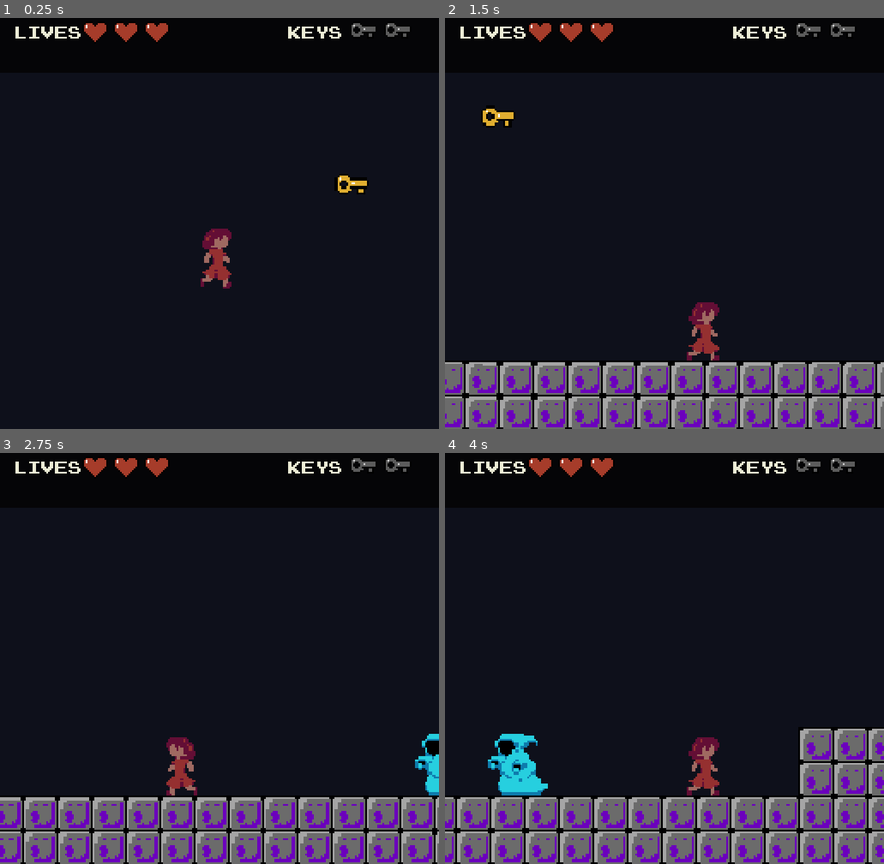
Above: before the commit, frames 1-4 (two rows, left to right).
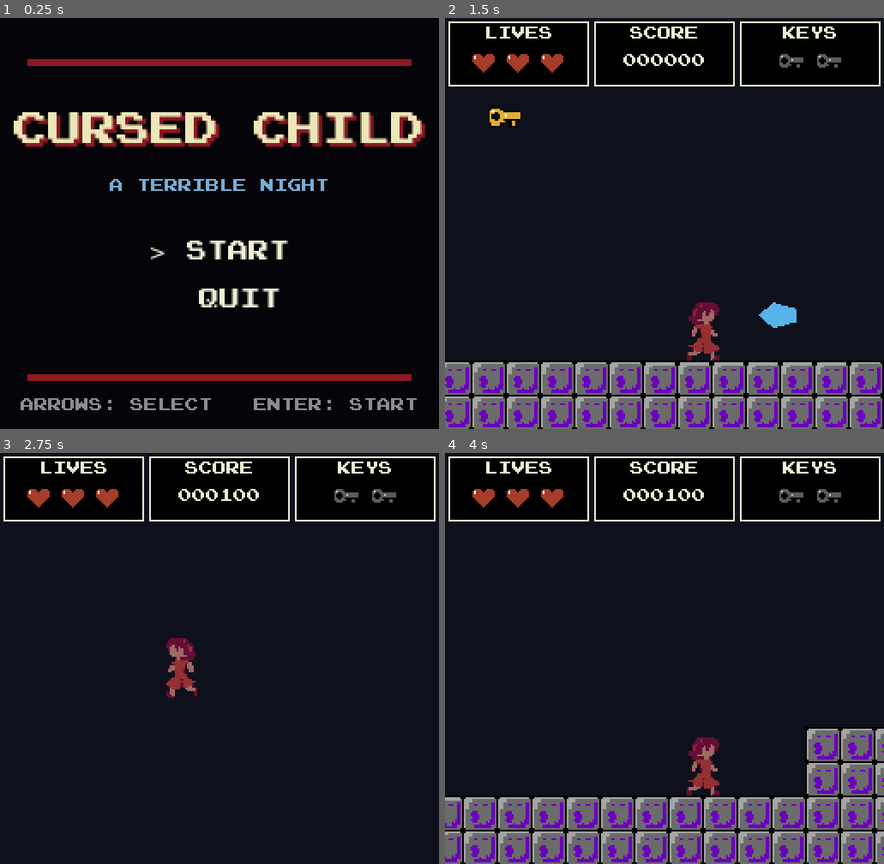
Above: after the commit, the same moments.

Repository: Nafa93/night-curse
Game: Godot game, scene res://scenes/MainMenu.tscn
The game is run twice, just before and just after one commit, with the same random seed, the same clock (stepped at 60 frames per second) and the same inputs. Before the commit the project starts from res://scenes/LevelDraft.tscn.
Inputs:
- Up to frame 1 (0.25 s): no input
- Up to frame 2 (1.5 s): tap Enter (start, bound only after the commit) at 0.5 s; hold Enter (start, bound only after the commit) 0.53-1.28 s; hold Right (ui_right) from 0.53 s (still down); tap Z (attack, bound only after the commit) at 1.35 s
- Up to frame 3 (2.75 s): tap Enter (start, bound only after the commit) at 1.55 s; release Right (ui_right) at 2.03 s; hold Left (ui_left) from 2.03 s (still down); hold Enter (start, bound only after the commit) from 2.03 s (still down); tap X (attack, bound only before the commit) at 2.1 s
- Up to frame 4 (4 s): release Left (ui_left) at 2.78 s; release Enter (start, bound only after the commit) at 2.78 s; hold Right (ui_right) from 2.78 s (still down); tap Up (interact, bound only after the commit) at 2.85 s; tap Enter (start, bound only after the commit) at 3.05 s; hold Enter (start, bound only after the commit) from 3.53 s (still down)

The runs differ from the first frame. In frame 1, 13% of the frame differs, in the area x 3-97%, y 1-96%; in frame 2, 15%; in frame 3, 25%, in the area x 0-100%, y 0-100%; in frame 4, 18%.

Commit message:
hud improvements, menus

Diff:
--- a/project.godot
+++ b/project.godot
@@ -11,7 +11,7 @@
 [application]
 
 config/name="Night Curse"
-run/main_scene="uid://bj6mq0e3mdn08"
+run/main_scene="res://scenes/MainMenu.tscn"
 config/features=PackedStringArray("4.6", "Forward Plus")
 config/icon="res://icon.svg"
 
@@ -26,12 +26,22 @@
 
 interact={
 "deadzone": 0.5,
-"events": [Object(InputEventKey,"resource_local_to_scene":fa …(119 unchanged characters)… ressed":false,"pressed":false,"keycode":90,"physical_keycode":0,"key_label":0,"unicode":0,"location":0,"echo":false,"script":null)
+"events": [Object(InputEventKey,"resource_local_to_scene":fa …(119 unchanged characters)… ressed":false,"pressed":false,"keycode":4194320,"physical_keycode":0,"key_label":0,"unicode":0,"location":0,"echo":false,"script":null)
 ]
 }
 attack={
 "deadzone": 0.5,
+"events": [Object(InputEventKey,"resource_local_to_scene":false,"resource_name":"","device":-1,"window_id":0,"alt_pressed":false,"shift_pressed":false,"ctrl_pressed":false,"meta_pressed":false,"pressed":false,"keycode":90,"physical_keycode":0,"key_label":0,"unicode":0,"location":0,"echo":false,"script":null)
+]
+}
+jump={
+"deadzone": 0.5,
 "events": [Object(InputEventKey,"resource_local_to_scene":false,"resource_name":"","device":-1,"window_id":0,"alt_press …(190 unchanged characters)…
+]
+}
+start={
+"deadzone": 0.5,
+"events": [Object(InputEventKey,"resource_local_to_scene":false,"resource_name":"","device":-1,"window_id":0,"alt_pressed":false,"shift_pressed":false,"ctrl_pressed":false,"meta_pressed":false,"pressed":false,"keycode":4194309,"physical_keycode":0,"key_label":0,"unicode":0,"location":0,"echo":false,"script":null)
 ]
 }
 
--- /dev/null
+++ b/scenes/ControlsScreen.tscn
@@ -0,0 +1,110 @@
+[gd_scene load_steps=3 format=3]
+
+[ext_resource type="Script" path="res://scripts/controls_screen.gd" id="1_script"]
+[ext_resource type="FontFile" path="res://assets/fonts/nintendo-nes-font.ttf" id="2_font"]
+
+[node name="ControlsScreen" type="Control"]
+layout_mode = 3
+anchors_preset = 15
+anchor_right = 1.0
+anchor_bottom = 1.0
+grow_horizontal = 2
+grow_vertical = 2
+script = ExtResource("1_script")
+
+[node name="Background" type="ColorRect" parent="."]
+layout_mode = 1
+anchors_preset = 15
+anchor_right = 1.0
+anchor_bottom = 1.0
+grow_horizontal = 2
+grow_vertical = 2
+color = Color(0.02, 0.02, 0.035, 1)
+
+[node name="FrameTop" type="ColorRect" parent="."]
+layout_mode = 0
+offset_left = 20.0
+offset_top = 20.0
+offset_right = 236.0
+offset_bottom = 22.0
+color = Color(0.48, 0.68, 0.83, 1)
+
+[node name="Title" type="Label" parent="."]
+layout_mode = 0
+offset_left = 8.0
+offset_top = 34.0
+offset_right = 248.0
+offset_bottom = 52.0
+theme_override_colors/font_color = Color(0.93, 0.9, 0.72, 1)
+theme_override_fonts/font = ExtResource("2_font")
+theme_override_font_sizes/font_size = 16
+text = "CONTROLS"
+horizontal_alignment = 1
+
+[node name="Move" type="Label" parent="."]
+layout_mode = 0
+offset_left = 36.0
+offset_top = 76.0
+offset_right = 220.0
+offset_bottom = 88.0
+theme_override_colors/font_color = Color(0.94, 0.94, 0.84, 1)
+theme_override_fonts/font = ExtResource("2_font")
+theme_override_font_sizes/font_size = 8
+text = "LEFT / RIGHT    MOVE"
+
+[node name="Interact" type="Label" parent="."]
+layout_mode = 0
+offset_left = 36.0
+offset_top = 100.0
+offset_right = 220.0
+offset_bottom = 112.0
+theme_override_colors/font_color = Color(0.94, 0.94, 0.84, 1)
+theme_override_fonts/font = ExtResource("2_font")
+theme_override_font_sizes/font_size = 8
+text = "UP              INTERACT"
+
+[node name="Attack" type="Label" parent="."]
+layout_mode = 0
+offset_left = 36.0
+offset_top = 124.0
+offset_right = 220.0
+offset_bottom = 136.0
+theme_override_colors/font_color = Color(0.94, 0.94, 0.84, 1)
+theme_override_fonts/font = ExtResource("2_font")
+theme_override_font_sizes/font_size = 8
+text = "Z               ATTACK"
+
+[node name="Jump" type="Label" parent="."]
+layout_mode = 0
+offset_left = 36.0
+offset_top = 148.0
+offset_right = 220.0
+offset_bottom = 160.0
+theme_override_colors/font_color = Color(0.94, 0.94, 0.84, 1)
+theme_override_fonts/font = ExtResource("2_font")
+theme_override_font_sizes/font_size = 8
+text = "X               JUMP"
+
+[node name="Prompt" type="Label" parent="."]
+layout_mode = 0
+offset_left = 8.0
+offset_top = 198.0
+offset_right = 248.0
+offset_bottom = 212.0
+theme_override_colors/font_color = Color(0.72, 0.2, 0.22, 1)
+theme_override_fonts/font = ExtResource("2_font")
+theme_override_font_sizes/font_size = 10
+text = "PRESS START TO PLAY"
+horizontal_alignment = 1
+
+[node name="StartHint" type="Label" parent="."]
+layout_mode = 0
+offset_left = 8.0
+offset_top = 218.0
+offset_right = 248.0
+offset_bottom = 230.0
+theme_override_colors/font_color = Color(0.55, 0.55, 0.58, 1)
+theme_override_fonts/font = ExtResource("2_font")
+theme_override_font_sizes/font_size = 8
+text = "ENTER = START"
+horizontal_alignment = 1
--- a/scenes/LevelDraft.tscn
+++ b/scenes/LevelDraft.tscn
@@ -12,6 +12,14 @@
 [ext_resource type="Texture2D" path="res://assets/key_icon_empty_16x16.png" id="10_key_empty"]
 [ext_resource type="PackedScene" path="res://scenes/KeyItem.tscn" id="11_key_item"]
 
+[sub_resource type="StyleBoxFlat" id="StyleBoxFlat_hud_box"]
+bg_color = Color(0, 0, 0, 1)
+border_width_left = 1
+border_width_top = 1
+border_width_right = 1
+border_width_bottom = 1
+border_color = Color(0.93, 0.93, 0.84, 1)
+
 [node name="LevelDraft" type="Node2D" unique_id=1350433231]
 script = ExtResource("1_yvfnt")
 
@@ -41,181 +49,249 @@
 layout_mode = 3
 anchors_preset = 10
 anchor_right = 1.0
-offset_bottom = 32.0
-grow_horizontal = 2
-
-[node name="Bar" type="ColorRect" parent="HUD/Panel" unique_id=1719212599]
-layout_mode = 0
-anchor_right = 1.0
-anchor_bottom = 1.0
-color = Color(0.02, 0.02, 0.03, 1)
-
-[node name="LivesTitle" type="Label" parent="HUD/Panel"]
-layout_mode = 0
+offset_bottom = 52.0
+grow_horizontal = 2
+
+[node name="LivesBox" type="Panel" parent="HUD/Panel"]
+layout_mode = 0
+offset_left = 2.0
+offset_top = 2.0
+offset_right = 84.0
+offset_bottom = 40.0
+theme_override_styles/panel = SubResource("StyleBoxFlat_hud_box")
+
+[node name="Title" type="Label" parent="HUD/Panel/LivesBox"]
+layout_mode = 0
+offset_left = 2.0
+offset_top = 3.0
+offset_right = 80.0
+offset_bottom = 13.0
+theme_override_colors/font_color = Color(0.93, 0.93, 0.84, 1)
+theme_override_fonts/font = ExtResource("6_hud_font")
+theme_override_font_sizes/font_size = 8
+text = "LIVES"
+horizontal_alignment = 1
+
+[node name="Life1" type="Control" parent="HUD/Panel/LivesBox"]
+layout_mode = 0
+offset_left = 13.0
+offset_top = 17.0
+offset_right = 29.0
+offset_bottom = 33.0
+
+[node name="Empty" type="TextureRect" parent="HUD/Panel/LivesBox/Life1"]
+layout_mode = 1
+anchors_preset = 15
+anchor_right = 1.0
+anchor_bottom = 1.0
+grow_horizontal = 2
+grow_vertical = 2
+texture = ExtResource("8_life_empty")
+expand_mode = 1
+
+[node name="Full" type="TextureRect" parent="HUD/Panel/LivesBox/Life1"]
+layout_mode = 1
+anchors_preset = 15
+anchor_right = 1.0
+anchor_bottom = 1.0
+grow_horizontal = 2
+grow_vertical = 2
+texture = ExtResource("7_life_full")
+expand_mode = 1
+
+[node name="Life2" type="Control" parent="HUD/Panel/LivesBox"]
+layout_mode = 0
+offset_left = 33.0
+offset_top = 17.0
+offset_right = 49.0
+offset_bottom = 33.0
+
+[node name="Empty" type="TextureRect" parent="HUD/Panel/LivesBox/Life2"]
+layout_mode = 1
+anchors_preset = 15
+anchor_right = 1.0
+anchor_bottom = 1.0
+grow_horizontal = 2
+grow_vertical = 2
+texture = ExtResource("8_life_empty")
+expand_mode = 1
+
+[node name="Full" type="TextureRect" parent="HUD/Panel/LivesBox/Life2"]
+layout_mode = 1
+anchors_preset = 15
+anchor_right = 1.0
+anchor_bottom = 1.0
+grow_horizontal = 2
+grow_vertical = 2
+texture = ExtResource("7_life_full")
+expand_mode = 1
+
+[node name="Life3" type="Control" parent="HUD/Panel/LivesBox"]
+layout_mode = 0
+offset_left = 53.0
+offset_top = 17.0
+offset_right = 69.0
+offset_bottom = 33.0
+
+[node name="Empty" type="TextureRect" parent="HUD/Panel/LivesBox/Life3"]
+layout_mode = 1
+anchors_preset = 15
+anchor_right = 1.0
+anchor_bottom = 1.0
+grow_horizontal = 2
+grow_vertical = 2
+texture = ExtResource("8_life_empty")
+expand_mode = 1
+
+[node name="Full" type="TextureRect" parent="HUD/Panel/LivesBox/Life3"]
+layout_mode = 1
+anchors_preset = 15
+anchor_right = 1.0
+anchor_bottom = 1.0
+grow_horizontal = 2
+grow_vertical = 2
+texture = ExtResource("7_life_full")
+expand_mode = 1
+
+[node name="PointsBox" type="Panel" parent="HUD/Panel"]
+layout_mode = 0
+offset_left = 87.0
+offset_top = 2.0
+offset_right = 169.0
+offset_bottom = 40.0
+theme_override_styles/panel = SubResource("StyleBoxFlat_hud_box")
+
+[node name="Title" type="Label" parent="HUD/Panel/PointsBox"]
+layout_mode = 0
+offset_left = 2.0
+offset_top = 3.0
+offset_right = 80.0
+offset_bottom = 13.0
+theme_override_colors/font_color = Color(0.93, 0.93, 0.84, 1)
+theme_override_fonts/font = ExtResource("6_hud_font")
+theme_override_font_sizes/font_size = 8
+text = "SCORE"
+horizontal_alignment = 1
+
+[node name="PointsValue" type="Label" parent="HUD/Panel/PointsBox"]
+layout_mode = 0
+offset_left = 2.0
+offset_top = 19.0
+offset_right = 80.0
+offset_bottom = 30.0
+theme_override_colors/font_color = Color(0.93, 0.93, 0.84, 1)
+theme_override_fonts/font = ExtResource("6_hud_font")
+theme_override_font_sizes/font_size = 8
+text = "000000"
+horizontal_alignment = 1
+
+[node name="KeysBox" type="Panel" parent="HUD/Panel"]
+layout_mode = 0
+offset_left = 172.0
+offset_top = 2.0
+offset_right = 254.0
+offset_bottom = 40.0
+theme_override_styles/panel = SubResource("StyleBoxFlat_hud_box")
+
+[node name="Title" type="Label" parent="HUD/Panel/KeysBox"]
+layout_mode = 0
+offset_left = 2.0
+offset_top = 3.0
+offset_right = 80.0
+offset_bottom = 13.0
+theme_override_colors/font_color = Color(0.93, 0.93, 0.84, 1)
+theme_override_fonts/font = ExtResource("6_hud_font")
+theme_override_font_sizes/font_size = 8
+text = "KEYS"
+horizontal_alignment = 1
+
+[node name="Key1" type="Control" parent="HUD/Panel/KeysBox"]
+layout_mode = 0
+offset_left = 22.0
+offset_top = 17.0
+offset_right = 38.0
+offset_bottom = 33.0
+
+[node name="Empty" type="TextureRect" parent="HUD/Panel/KeysBox/Key1"]
+layout_mode = 1
+anchors_preset = 15
+anchor_right = 1.0
+anchor_bottom = 1.0
+grow_horizontal = 2
+grow_vertical = 2
+texture = ExtResource("10_key_empty")
+expand_mode = 1
+
+[node name="Full" type="TextureRect" parent="HUD/Panel/KeysBox/Key1"]
+layout_mode = 1
+anchors_preset = 15
+anchor_right = 1.0
+anchor_bottom = 1.0
+grow_horizontal = 2
+grow_vertical = 2
+texture = ExtResource("9_key_full")
+expand_mode = 1
+
+[node name="Key2" type="Control" parent="HUD/Panel/KeysBox"]
+layout_mode = 0
+offset_left = 44.0
+offset_top = 17.0
+offset_right = 60.0
+offset_bottom = 33.0
+
+[node name="Empty" type="TextureRect" parent="HUD/Panel/KeysBox/Key2"]
+layout_mode = 1
+anchors_preset = 15
+anchor_right = 1.0
+anchor_bottom = 1.0
+grow_horizontal = 2
+grow_vertical = 2
+texture = ExtResource("10_key_empty")
+expand_mode = 1
+
+[node name="Full" type="TextureRect" parent="HUD/Panel/KeysBox/Key2"]
+layout_mode = 1
+anchors_preset = 15
+anchor_right = 1.0
+anchor_bottom = 1.0
+grow_horizontal = 2
+grow_vertical = 2
+texture = ExtResource("9_key_full")
+expand_mode = 1
+
+[node name="MessageLabel" type="Label" parent="HUD/Panel" unique_id=131856955]
+layout_mode = 0
+offset_left = 4.0
+offset_top = 42.0
+offset_right = 252.0
+offset_bottom = 52.0
+theme_override_colors/font_color = Color(0.93, 0.24, 0.25, 1)
+theme_override_fonts/font = ExtResource("6_hud_font")
+theme_override_font_sizes/font_size = 8
+horizontal_alignment = 1
+
+[node name="GameOverScreen" type="CanvasLayer" parent="."]
+process_mode = 3
+layer = 20
+visible = false
+
+[node name="Background" type="ColorRect" parent="GameOverScreen"]
+anchors_preset = 15
+anchor_right = 1.0
+anchor_bottom = 1.0
+grow_horizontal = 2
+grow_vertical = 2
+color = Color(0, 0, 0, 1)
+
+[node name="Label" type="Label" parent="GameOverScreen"]
 offset_left = 8.0
-offset_top = 5.0
-offset_right = 45.0
-offset_bottom = 16.0
-theme_override_colors/font_color = Color(0.93, 0.93, 0.84, 1)
-theme_override_fonts/font = ExtResource("6_hud_font")
-theme_override_font_sizes/font_size = 8
-text = "LIVES"
-
-[node name="Life1" type="Control" parent="HUD/Panel"]
-layout_mode = 0
-offset_left = 48.0
-offset_top = 1.0
-offset_right = 64.0
-offset_bottom = 17.0
-
-[node name="Empty" type="TextureRect" parent="HUD/Panel/Life1"]
-layout_mode = 1
-anchors_preset = 15
-anchor_right = 1.0
-anchor_bottom = 1.0
-grow_horizontal = 2
-grow_vertical = 2
-texture = ExtResource("8_life_empty")
-expand_mode = 1
-
-[node name="Full" type="TextureRect" parent="HUD/Panel/Life1"]
-layout_mode = 1
-anchors_preset = 15
-anchor_right = 1.0
-anchor_bottom = 1.0
-grow_horizontal = 2
-grow_vertical = 2
-texture = ExtResource("7_life_full")
-expand_mode = 1
-
-[node name="Life2" type="Control" parent="HUD/Panel"]
-layout_mode = 0
-offset_left = 66.0
-offset_top = 1.0
-offset_right = 82.0
-offset_bottom = 17.0
-
-[node name="Empty" type="TextureRect" parent="HUD/Panel/Life2"]
-layout_mode = 1
-anchors_preset = 15
-anchor_right = 1.0
-anchor_bottom = 1.0
-grow_horizontal = 2
-grow_vertical = 2
-texture = ExtResource("8_life_empty")
-expand_mode = 1
-
-[node name="Full" type="TextureRect" parent="HUD/Panel/Life2"]
-layout_mode = 1
-anchors_preset = 15
-anchor_right = 1.0
-anchor_bottom = 1.0
-grow_horizontal = 2
-grow_vertical = 2
-texture = ExtResource("7_life_full")
-expand_mode = 1
-
-[node name="Life3" type="Control" parent="HUD/Panel"]
-layout_mode = 0
-offset_left = 84.0
-offset_top = 1.0
-offset_right = 100.0
-offset_bottom = 17.0
-
-[node name="Empty" type="TextureRect" parent="HUD/Panel/Life3"]
-layout_mode = 1
-anchors_preset = 15
-anchor_right = 1.0
-anchor_bottom = 1.0
-grow_horizontal = 2
-grow_vertical = 2
-texture = ExtResource("8_life_empty")
-expand_mode = 1
-
-[node name="Full" type="TextureRect" parent="HUD/Panel/Life3"]
-layout_mode = 1
-anchors_preset = 15
-anchor_right = 1.0
-anchor_bottom = 1.0
-grow_horizontal = 2
-grow_vertical = 2
-texture = ExtResource("7_life_full")
-expand_mode = 1
-
-[node name="KeysTitle" type="Label" parent="HUD/Panel"]
-layout_mode = 0
-offset_left = 168.0
-offset_top = 5.0
-offset_right = 201.0
-offset_bottom = 16.0
-theme_override_colors/font_color = Color(0.93, 0.93, 0.84, 1)
-theme_override_fonts/font = ExtResource("6_hud_font")
-theme_override_font_sizes/font_size = 8
-text = "KEYS"
-
-[node name="Key1" type="Control" parent="HUD/Panel"]
-layout_mode = 0
-offset_left = 204.0
-offset_top = 1.0
-offset_right = 220.0
-offset_bottom = 17.0
-
-[node name="Empty" type="TextureRect" parent="HUD/Panel/Key1"]
-layout_mode = 1
-anchors_preset = 15
-anchor_right = 1.0
-anchor_bottom = 1.0
-grow_horizontal = 2
-grow_vertical = 2
-texture = ExtResource("10_key_empty")
-expand_mode = 1
-
-[node name="Full" type="TextureRect" parent="HUD/Panel/Key1"]
-layout_mode = 1
-anchors_preset = 15
-anchor_right = 1.0
-anchor_bottom = 1.0
-grow_horizontal = 2
-grow_vertical = 2
-texture = ExtResource("9_key_full")
-expand_mode = 1
-
-[node name="Key2" type="Control" parent="HUD/Panel"]
-layout_mode = 0
-offset_left = 224.0
-offset_top = 1.0
-offset_right = 240.0
-offset_bottom = 17.0
-
-[node name="Empty" type="TextureRect" parent="HUD/Panel/Key2"]
-layout_mode = 1
-anchors_preset = 15
-anchor_right = 1.0
-anchor_bottom = 1.0
-grow_horizontal = 2
-grow_vertical = 2
-texture = ExtResource("10_key_empty")
-expand_mode = 1
-
-[node name="Full" type="TextureRect" parent="HUD/Panel/Key2"]
-layout_mode = 1
-anchors_preset = 15
-anchor_right = 1.0
-anchor_bottom = 1.0
-grow_horizontal = 2
-grow_vertical = 2
-texture = ExtResource("9_key_full")
-expand_mode = 1
-
-[node name="MessageLabel" type="Label" parent="HUD/Panel" unique_id=131856955]
-layout_mode = 0
-offset_left = 4.0
-offset_top = 19.0
-offset_right = 252.0
-offset_bottom = 30.0
-theme_override_colors/font_color = Color(0.93, 0.24, 0.25, 1)
-theme_override_fonts/font = ExtResource("6_hud_font")
-theme_override_font_sizes/font_size = 8
+offset_top = 105.0
+offset_right = 248.0
+offset_bottom = 133.0
+theme_override_colors/font_color = Color(0.72, 0.12, 0.16, 1)
+theme_override_fonts/font = ExtResource("6_hud_font")
+theme_override_font_sizes/font_size = 20
+text = "GAME OVER"
 horizontal_alignment = 1
 
 [node name="Level" type="Node2D" parent="." unique_id=1435994021]
--- /dev/null
+++ b/scenes/MainMenu.tscn
@@ -0,0 +1,105 @@
+[gd_scene load_steps=3 format=3]
+
+[ext_resource type="Script" path="res://scripts/main_menu.gd" id="1_script"]
+[ext_resource type="FontFile" path="res://assets/fonts/nintendo-nes-font.ttf" id="2_font"]
+
+[node name="MainMenu" type="Control"]
+layout_mode = 3
+anchors_preset = 15
+anchor_right = 1.0
+anchor_bottom = 1.0
+grow_horizontal = 2
+grow_vertical = 2
+script = ExtResource("1_script")
+
+[node name="Background" type="ColorRect" parent="."]
+layout_mode = 1
+anchors_preset = 15
+anchor_right = 1.0
+anchor_bottom = 1.0
+grow_horizontal = 2
+grow_vertical = 2
+color = Color(0.02, 0.02, 0.035, 1)
+
+[node name="TopBorder" type="ColorRect" parent="."]
+layout_mode = 0
+offset_left = 16.0
+offset_top = 24.0
+offset_right = 240.0
+offset_bottom = 28.0
+color = Color(0.55, 0.1, 0.14, 1)
+
+[node name="BottomBorder" type="ColorRect" parent="."]
+layout_mode = 0
+offset_left = 16.0
+offset_top = 208.0
+offset_right = 240.0
+offset_bottom = 212.0
+color = Color(0.55, 0.1, 0.14, 1)
+
+[node name="Title" type="Label" parent="."]
+layout_mode = 0
+offset_left = 8.0
+offset_top = 55.0
+offset_right = 248.0
+offset_bottom = 87.0
+theme_override_colors/font_color = Color(0.93, 0.9, 0.72, 1)
+theme_override_colors/font_shadow_color = Color(0.55, 0.1, 0.14, 1)
+theme_override_constants/shadow_offset_x = 2
+theme_override_constants/shadow_offset_y = 2
+theme_override_fonts/font = ExtResource("2_font")
+theme_override_font_sizes/font_size = 20
+text = "CURSED CHILD"
+horizontal_alignment = 1
+
+[node name="Subtitle" type="Label" parent="."]
+layout_mode = 0
+offset_left = 8.0
+offset_top = 94.0
+offset_right = 248.0
+offset_bottom = 107.0
+theme_override_colors/font_color = Color(0.48, 0.68, 0.83, 1)
+theme_override_fonts/font = ExtResource("2_font")
+theme_override_font_sizes/font_size = 8
+text = "A TERRIBLE NIGHT"
+horizontal_alignment = 1
+
+[node name="Menu" type="Control" parent="."]
+layout_mode = 0
+offset_left = 72.0
+offset_top = 130.0
+offset_right = 184.0
+offset_bottom = 178.0
+
+[node name="StartLabel" type="Label" parent="Menu"]
+layout_mode = 0
+offset_right = 112.0
+offset_bottom = 16.0
+theme_override_colors/font_color = Color(0.94, 0.94, 0.84, 1)
+theme_override_fonts/font = ExtResource("2_font")
+theme_override_font_sizes/font_size = 12
+text = "> START"
+horizontal_alignment = 1
+
+[node name="QuitLabel" type="Label" parent="Menu"]
+layout_mode = 0
+offset_top = 28.0
+offset_right = 112.0
+offset_bottom = 44.0
+theme_override_colors/font_color = Color(0.94, 0.94, 0.84, 1)
+theme_override_fonts/font = ExtResource("2_font")
+theme_override_font_sizes/font_size = 12
+text = "  QUIT"
+horizontal_alignment = 1
+
+[node name="Hint" type="Label" parent="."]
+layout_mode = 0
+offset_left = 8.0
+offset_top = 222.0
+offset_right = 248.0
+offset_bottom = 234.0
+theme_override_colors/font_color = Color(0.55, 0.55, 0.58, 1)
+theme_override_fonts/font = ExtResource("2_font")
+theme_override_font_sizes/font_size = 8
+text = "ARROWS: SELECT   ENTER: START"
+horizontal_alignment = 1
--- /dev/null
+++ b/scripts/controls_screen.gd
@@ -0,0 +1,9 @@
+extends Control
+
+const LEVEL_SCENE := "res://scenes/LevelDraft.tscn"
+
+func _unhandled_input(event: InputEvent) -> void:
+	if event.is_action_pressed("start"):
+		get_tree().change_scene_to_file(LEVEL_SCENE)
+	elif event.is_action_pressed("ui_cancel"):
+		get_tree().change_scene_to_file("res://scenes/MainMenu.tscn")
--- a/scripts/flying_enemy.gd
+++ b/scripts/flying_enemy.gd
@@ -12,6 +12,7 @@
 @export var wave_length := 240.0
 @export var starts_moving_right := true
 @export var health := 1
+@export var score_value := 200
 @export var active_in_corporeal_world := true
 @export var active_in_spectral_world := true
 
@@ -60,6 +61,9 @@
 func take_hit() -> void:
 	health -= 1
 	if health <= 0:
+		var level := get_tree().current_scene
+		if level.has_method("add_points"):
+			level.add_points(score_value)
 		queue_free()
 
 func _update_visual_direction() -> void:
--- a/scripts/main.gd
+++ b/scripts/main.gd
@@ -4,17 +4,21 @@
 
 @onready var player: CharacterBody2D = $Player
 @onready var message_label: Label = $HUD/Panel/MessageLabel
+@onready var game_over_screen: CanvasLayer = $GameOverScreen
+@onready var points_label: Label = $HUD/Panel/PointsBox/PointsValue
 @onready var life_icons: Array[TextureRect] = [
-	$HUD/Panel/Life1/Full,
-	$HUD/Panel/Life2/Full,
-	$HUD/Panel/Life3/Full,
+	$HUD/Panel/LivesBox/Life1/Full,
+	$HUD/Panel/LivesBox/Life2/Full,
+	$HUD/Panel/LivesBox/Life3/Full,
 ]
 @onready var key_icons: Array[TextureRect] = [
-	$HUD/Panel/Key1/Full,
-	$HUD/Panel/Key2/Full,
+	$HUD/Panel/KeysBox/Key1/Full,
+	$HUD/Panel/KeysBox/Key2/Full,
 ]
 
 var is_day := false
+var is_game_over := false
+var points := 0
 
 func _ready() -> void:
 	player.lives_changed.connect(_on_player_lives_changed)
@@ -22,6 +26,7 @@
 	player.game_over.connect(_on_player_game_over)
 	_on_player_lives_changed(player.lives, player.max_lives)
 	_on_player_keys_changed(player.key_count, player.max_keys)
+	_update_points_label()
 	_apply_day_state()
 
 func toggle_day() -> void:
@@ -30,6 +35,13 @@
 
 func show_level_clear() -> void:
 	message_label.text = "LEVEL CLEAR"
+
+func add_points(amount: int) -> void:
+	points += max(amount, 0)
+	_update_points_label()
+
+func _update_points_label() -> void:
+	points_label.text = "%06d" % points
 
 func _apply_day_state() -> void:
 	player.set_day_state(is_day)
@@ -43,7 +55,15 @@
 		message_label.text = ""
 
 func _on_player_game_over() -> void:
-	message_label.text = "GAME OVER"
+	if is_game_over:
+		return
+
+	is_game_over = true
+	game_over_screen.visible = true
+	get_tree().paused = true
+	await get_tree().create_timer(2.5, true, false, true).timeout
+	get_tree().paused = false
+	get_tree().change_scene_to_file("res://scenes/MainMenu.tscn")
 
 func _on_player_keys_changed(key_count: int, _max_keys: int) -> void:
 	for index in key_icons.size():
--- /dev/null
+++ b/scripts/main_menu.gd
@@ -0,0 +1,30 @@
+extends Control
+
+const CONTROLS_SCENE := "res://scenes/ControlsScreen.tscn"
+
+@onready var options: Array[Label] = [
+	$Menu/StartLabel,
+	$Menu/QuitLabel,
+]
+
+var selected_option := 0
+
+func _ready() -> void:
+	_update_selection()
+
+func _unhandled_input(event: InputEvent) -> void:
+	if event.is_action_pressed("ui_up"):
+		selected_option = wrapi(selected_option - 1, 0, options.size())
+		_update_selection()
+	elif event.is_action_pressed("ui_down"):
+		selected_option = wrapi(selected_option + 1, 0, options.size())
+		_update_selection()
+	elif event.is_action_pressed("start"):
+		if selected_option == 0:
+			get_tree().change_scene_to_file(CONTROLS_SCENE)
+		else:
+			get_tree().quit()
+
+func _update_selection() -> void:
+	for index in options.size():
+		options[index].text = ("> " if index == selected_option else "  ") + options[index].name.trim_suffix("Label").to_upper()
--- a/scripts/patrol_enemy.gd
+++ b/scripts/patrol_enemy.gd
@@ -4,6 +4,7 @@
 @export var patrol_distance := 120.0
 @export var gravity := 980.0
 @export var health := 1
+@export var score_value := 100
 @export var active_in_corporeal_world := true
 @export var active_in_spectral_world := false
 
@@ -48,6 +49,9 @@
 func take_hit() -> void:
 	health -= 1
 	if health <= 0:
+		var level := get_tree().current_scene
+		if level.has_method("add_points"):
+			level.add_points(score_value)
 		queue_free()
 
 func _turn_around() -> void:
--- a/scripts/player.gd
+++ b/scripts/player.gd
@@ -73,7 +73,7 @@
 	else:
 		velocity.x = move_toward(velocity.x, 0.0, friction * delta)
 
-	if is_on_floor() and Input.is_action_just_pressed("ui_up"):
+	if is_on_floor() and Input.is_action_just_pressed("jump"):
 		velocity.y = jump_velocity
 
 	move_and_slide()
Not shown, added: scripts/controls_screen.gd.uid
Not shown, added: scripts/main_menu.gd.uid
